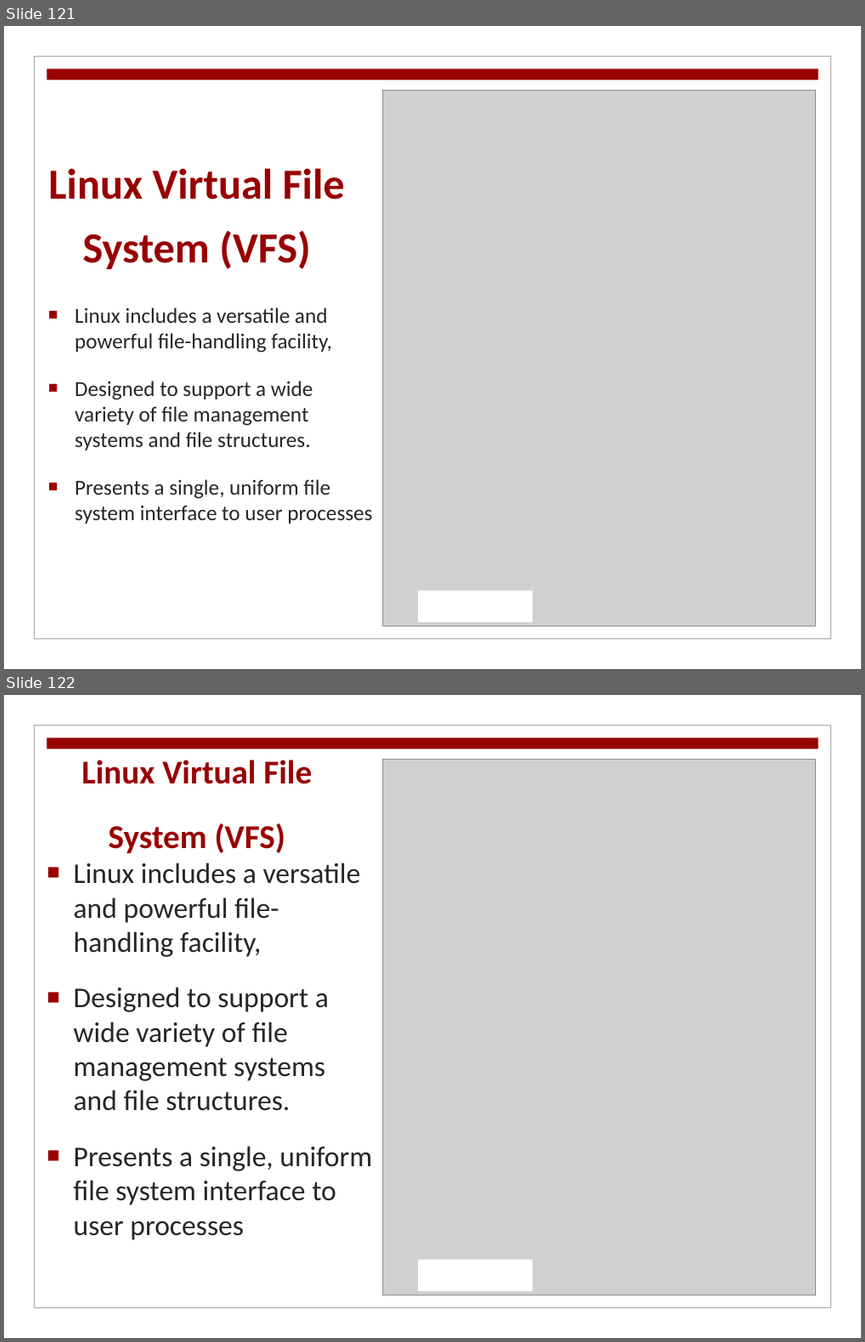
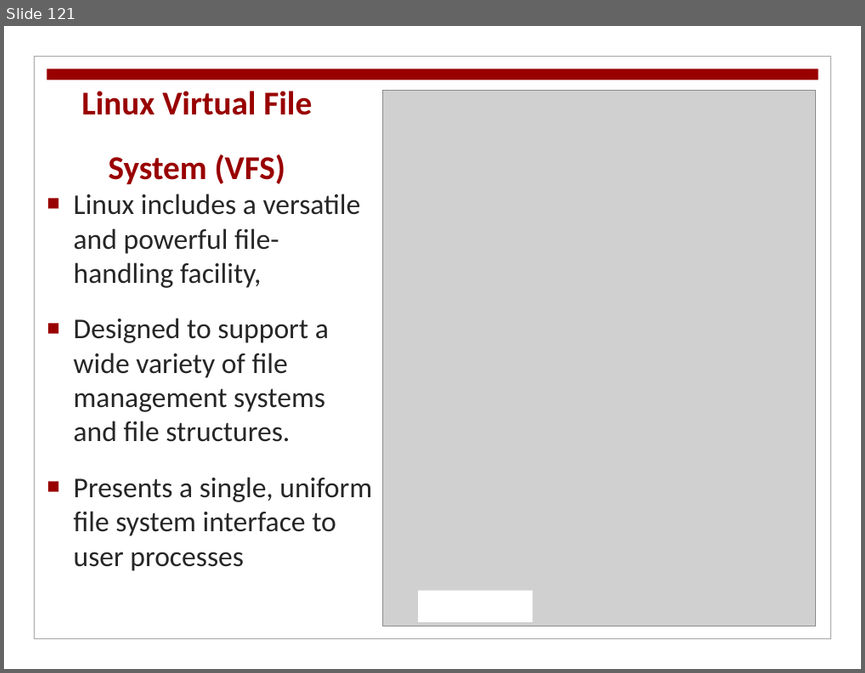
Before and after one commit to Om-Thanage/SY-NOTES, a slide deck: Sem 4/OS/SDC_4.1_File Management.pptx. Shown one above the other, each under a label of ours: slides 121 and 122 before the commit, slide 121 after it. The pictures are 865x1342 and 865x673 pixels, drawn with LibreOffice and Linux fonts; fonts in the diff are those of the drawing; grey boxes stand for pictures; background and template pictures are left out. Boxes give left, top, right and bottom in pixels: in the first picture for what was removed or moved away, otherwise in the second. Text is boxed around its words. In the diff, an @@ line names an element or a change of style, - is before the commit and + after.

```diff
--- a/Sem 4/OS/SDC_4.1_File Management.pptx
+++ b/Sem 4/OS/SDC_4.1_File Management.pptx
@@ slide 121 removed at [4,26,861,669], background picture (left out); not listed: 3 template elements that a slide beside it also shows @@
@@ picture removed at [383,91,816,626] @@
@@ title removed at [48,168,345,269] @@
-Linux Virtual File System (VFS)
@@ text removed at [75,307,372,523] @@
-■ Linux includes a versatile and powerful file-handling facility,
-■ Designed to support a wide variety of file management systems and file structures.
-■ Presents a single, uniform file system interface to user processes
@@ rectangle removed at [418,590,532,622] @@
@@ what was slide 122 is now slide 121 @@
```
Also in this commit, not shown: 42 slides changed, 50 other files.
